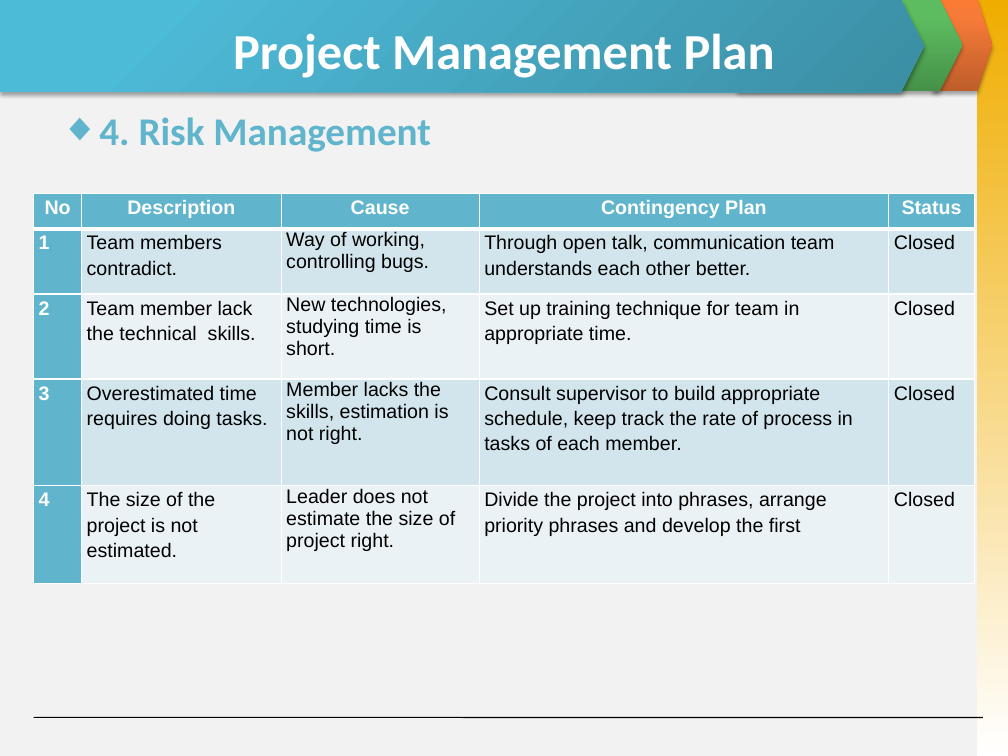
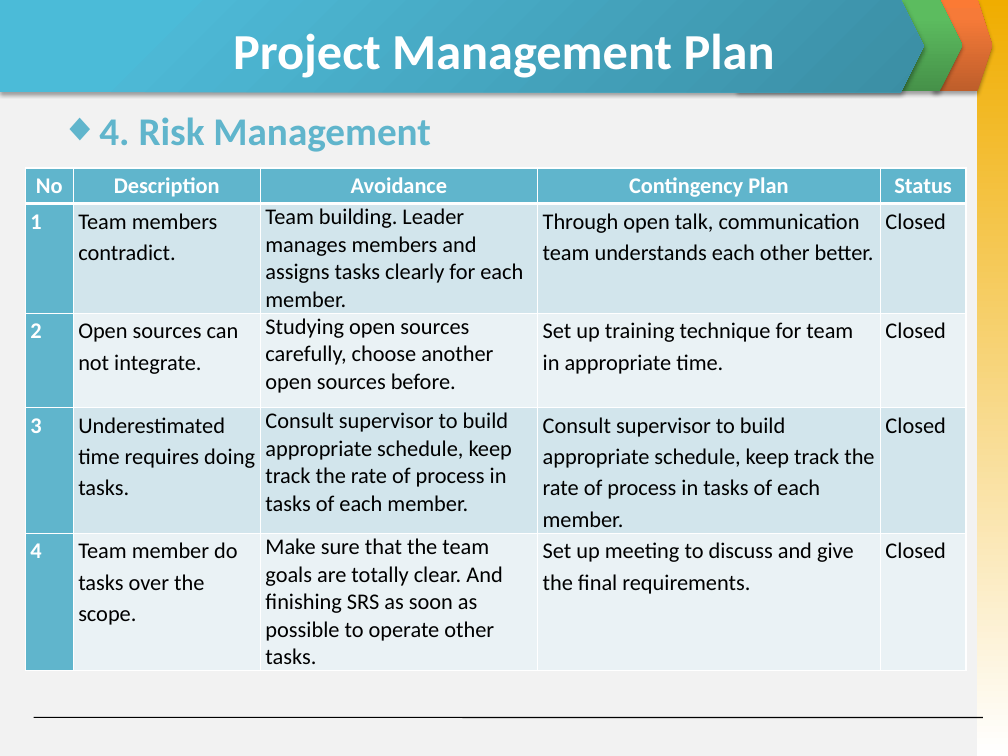
Before and after one commit to invisibleghost/e-learning-website, a slide deck: slide 13 of Document/Final report/Slide Present E-Learning.pptx (slide 14 before the commit). Drawn at 1008x756 pixels with LibreOffice and Linux fonts; fonts in the diff are those of the drawing. Boxes give left, top, right and bottom in pixels: in the first picture for what was removed or moved away, otherwise in the second. Text is boxed around its words. In the diff, an @@ line names an element or a change of style, - is before the commit and + after.

```diff
--- a/Document/Final report/Slide Present E-Learning.pptx
+++ b/Document/Final report/Slide Present E-Learning.pptx
@@ table at (x1=25, y1=168, x2=967, y2=668) @@
-row 1, column 3: Cause
+row 1, column 3: Avoidance
-row 2, column 3: Way of working, controlling bugs.
+row 2, column 3: Team building. Leader manages members and assigns tasks clearly for each member.
-row 3, column 2: Team member lack the technical skills.
+row 3, column 2: Open sources can not integrate.
-row 3, column 3: New technologies, studying time is short.
+row 3, column 3: Studying open sources carefully, choose another open sources before.
-row 4, column 2: Overestimated time requires doing tasks.
+row 4, column 2: Underestimated time requires doing tasks.
-row 4, column 3: Member lacks the skills, estimation is not right.
+row 4, column 3: Consult supervisor to build appropriate schedule, keep track the rate of process in tasks of each member.
-row 5: 4 | The size of the project is not estimated. | Leader does not estimate the size of project right. | Divide the project into phrases, arrange priority phrases and develop the first | Closed
+row 5: 4 | Team member do tasks over the scope. | Make sure that the team goals are totally clear. And finishing SRS as soon as possible to operate other tasks. | Set up meeting to discuss and give the final requirements. | Closed
@@ size 14 to 16 pt, font Arial to Calibri in "No", "Description", "Contingency Plan", "Status" and 12 more places @@
@@ table resized from (x1=33, y1=194, x2=974, y2=584) to (x1=25, y1=168, x2=967, y2=668) @@
```
Also in this commit, not shown: 6 other slides changed, 1 slide added, 1 slide removed.
